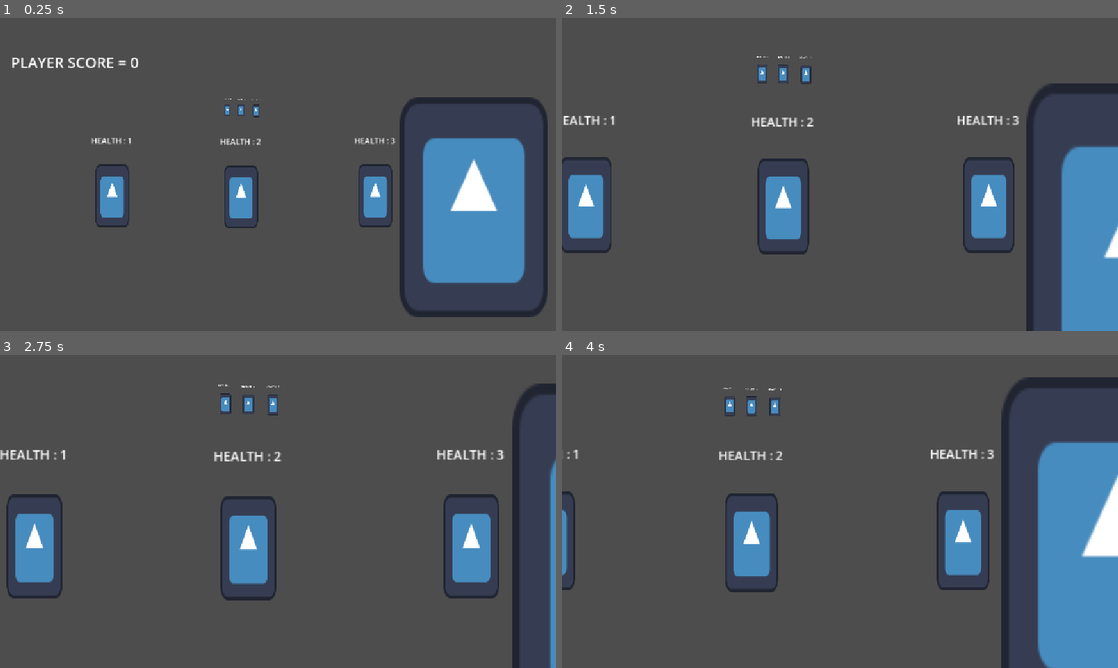
Above: before the commit, frames 1-4 (two rows, left to right).
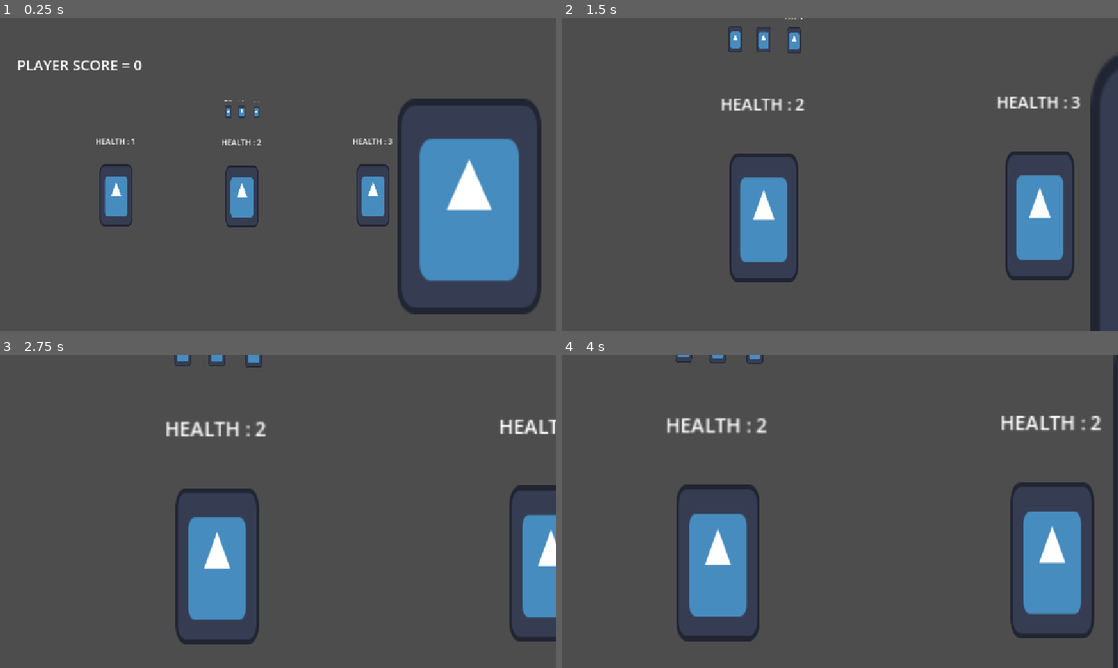
Above: after the commit, the same moments.

Repository: HelpMeFindAUsername/RIFTB
Game: Godot game, scene res://Scenes/2D/Main/main.tscn
Same seed, same stepped clock (60 frames per second), same inputs: the game is played once before the commit and once after it. The engine's default icon, where the game draws it, is replaced by a stand-in: a white triangle on a blue panel in a dark square.
Inputs (mouse positions are in pixels of both pictures, inside the frame that each line leads up to):
- Up to frame 1 (0.25 s): no input
- Up to frame 2 (1.5 s): move the mouse to (840, 49) at 0.52 s; hold Right mouse button (Scope) 0.53-1.28 s; click (840, 49) at 0.67 s; move the mouse to (840, 299) at 1.27 s; right-click (840, 299) at 1.35 s; click (840, 299) at 1.42 s
- Up to frame 3 (2.75 s): move the mouse to (38, 511) at 2.02 s; hold Right mouse button (Scope) from 2.03 s (still down); click (38, 511) at 2.17 s
- Up to frame 4 (4 s): move the mouse to (1079, 511) at 2.77 s; release Right mouse button (Scope) at 2.78 s; right-click (1079, 511) at 2.85 s; click (1079, 511) at 2.92 s; move the mouse to (1073, 549) at 3.52 s; hold Right mouse button (Scope) from 3.53 s (still down); click (1073, 549) at 3.67 s

The runs differ from the first frame. In frame 1, 5.8% of the frame differs, in the area x 2-99%, y 12-96%; in frame 2, 18%; in frame 3, 15%; in frame 4, 21%, in the area x 0-100%, y 0-100%.

Commit message:
Patched Zoom Bug

Diff:
--- a/Scripts/camera_2d.gd
+++ b/Scripts/camera_2d.gd
@@ -3,9 +3,10 @@
 @onready var camera_2d = $"."
 @onready var node_2d = $"../Node2D"
 @export var camera_sens = 0.1
-@export var zoom_mult = 2
-@export var zoom_speed = 0.02
-@export var zoom_mov_speed = 0.2
+@export var zoom_mult = 4
+var current_zoom_mult : int
+@export var zoom_speed = 0.01
+@export var zoom_mov_speed = 0.1
 
 var start_centre_position : Vector2
 var base_zoom = Vector2(1, 1)
@@ -21,13 +22,12 @@
 
 func _process(_delta):
 	camera_2d.position = lerp(node_2d.position, get_global_mouse_position(), camera_sens)
-
-	camera_2d.zoom = lerp(camera_2d.zoom, base_zoom * zoom_mult, zoom_speed)
+	camera_2d.zoom = lerp(camera_2d.zoom, base_zoom * current_zoom_mult, zoom_speed)
 
 
 	#ZOOM CONDITIONS
 	if Input.is_action_pressed("Scope"):
-		zoom_mult = 2
+		current_zoom_mult = zoom_mult
 		if move_up:
 			node_2d.position.y -= zoom_mov_speed
 		if move_down:
@@ -37,7 +37,7 @@
 		if move_right:
 			node_2d.position.x += zoom_mov_speed
 	else:
-		zoom_mult = 1
+		current_zoom_mult = 1
 		node_2d.position = start_centre_position
 
 
